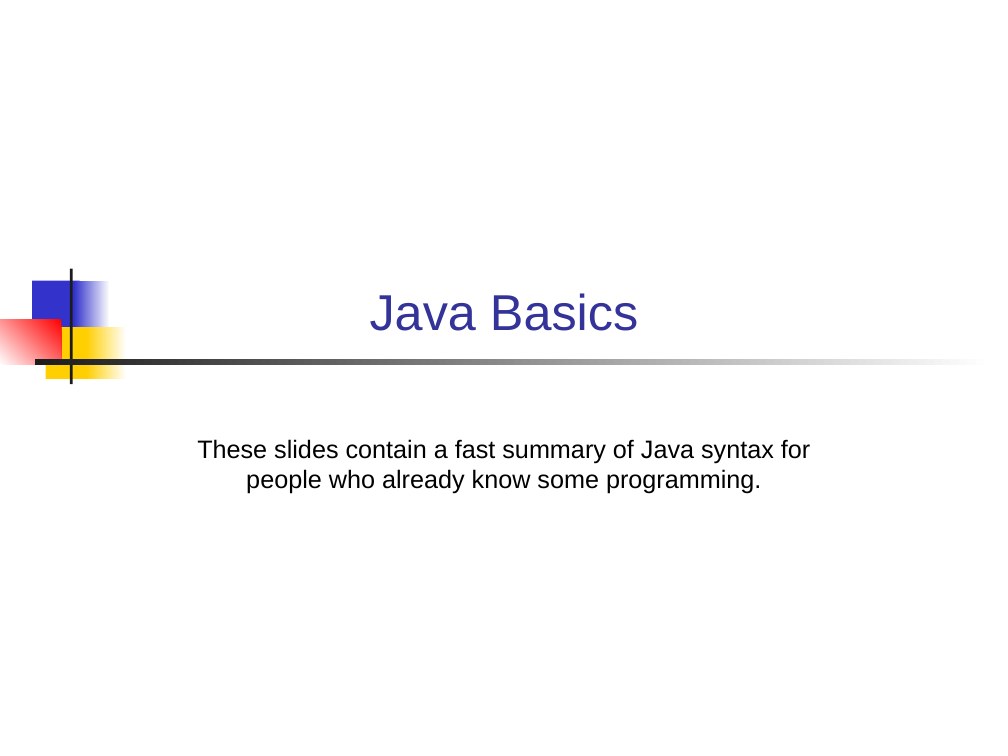
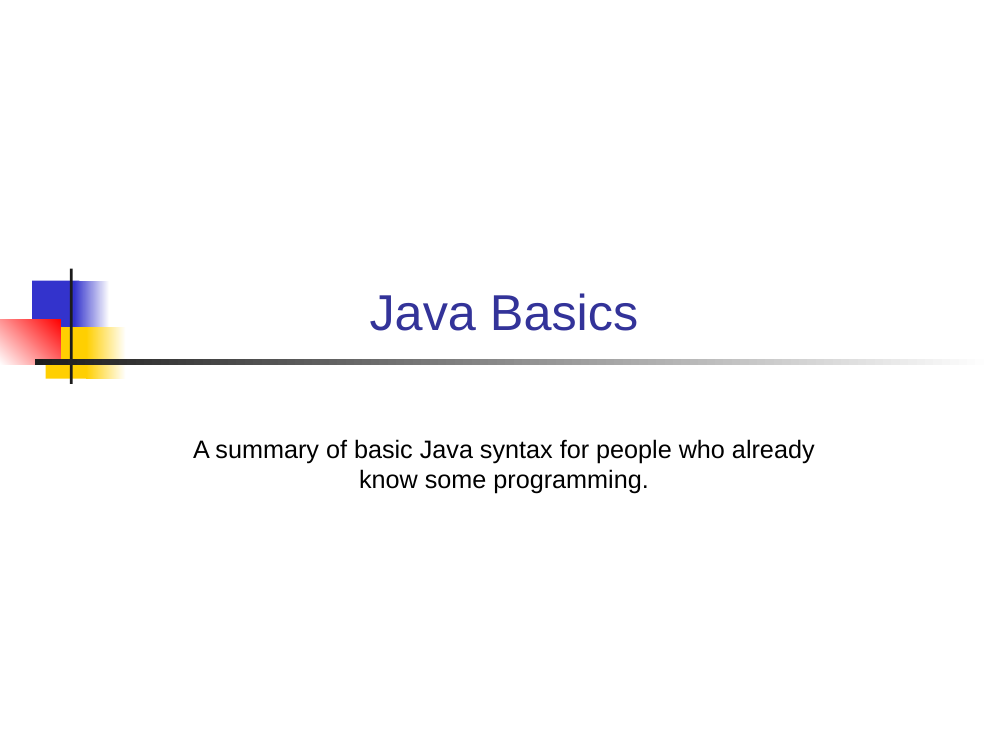
Before and after one commit to cpske/programming1, a slide deck: slide 1 of week2/X-Java-Basics.ppt. Drawn at 1008x756 pixels with LibreOffice and Linux fonts; fonts in the diff are those of the drawing. Boxes give left, top, right and bottom in pixels: in the first picture for what was removed or moved away, otherwise in the second. Text is boxed around its words. In the diff, an @@ line names an element or a change of style, - is before the commit and + after.

Commit message:
minor change to Java Basics

```diff
--- a/week2/X-Java-Basics.ppt
+++ b/week2/X-Java-Basics.ppt
@@ subtitle at [193,439,815,494]: text changed @@
-These slides contain a fast summary of Java syntax for people who already know some programming.
+A summary of basic Java syntax for people who already know some programming.
```
Also in this commit, not shown: 7 other slides changed, 1 other file.
